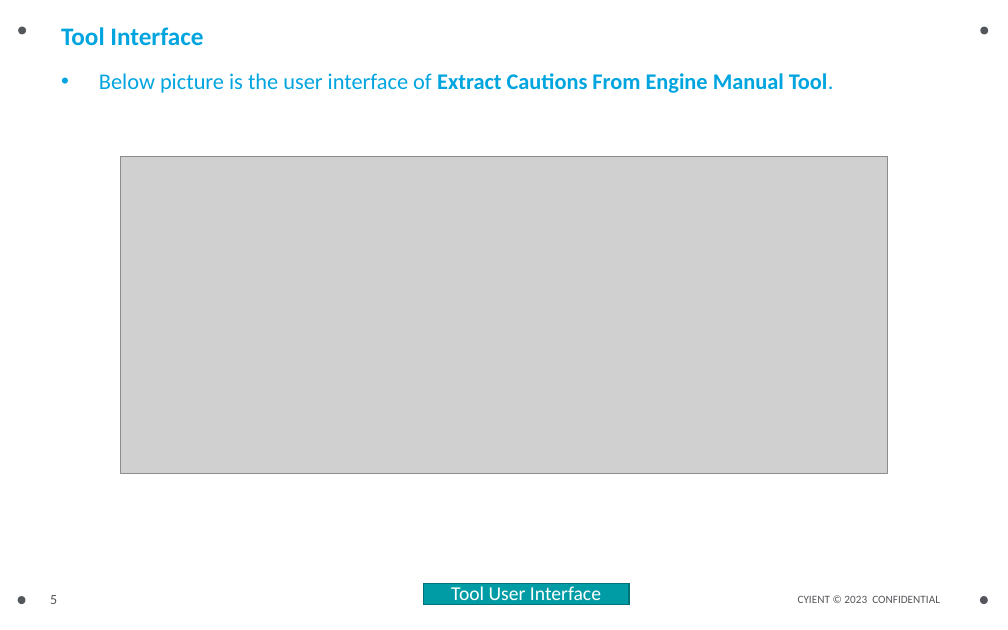
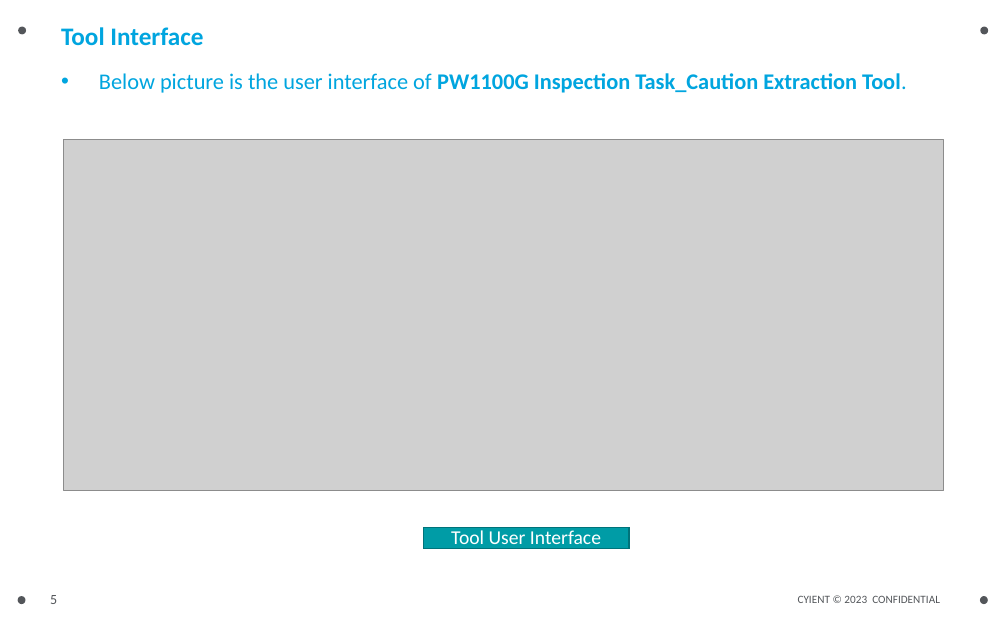
Before and after one commit to JeromeeKaram/FetchCaution, a slide deck: slide 5 of ExtractCautionsForEM/bin/Debug/bin/ExtractCautionsFromEngineManualTool.pptx. Drawn at 1008x630 pixels with LibreOffice and Linux fonts; fonts in the diff are those of the drawing; grey boxes stand for pictures. Boxes give left, top, right and bottom in pixels: in the first picture for what was removed or moved away, otherwise in the second. Text is boxed around its words. In the diff, an @@ line names an element or a change of style, - is before the commit and + after.

```diff
--- a/ExtractCautionsForEM/bin/Debug/bin/ExtractCautionsFromEngineManualTool.pptx
+++ b/ExtractCautionsForEM/bin/Debug/bin/ExtractCautionsFromEngineManualTool.pptx
@@ text at bbox=[99, 73, 907, 93]: text changed @@
-• Below picture is the user interface of Extract Cautions From Engine Manual Tool.
+• Below picture is the user interface of PW1100G Inspection Task_Caution Extraction Tool.
@@ picture: place and size @@
-picture at bbox=[120, 156, 888, 474]
+picture at bbox=[64, 140, 943, 491]
@@ rectangle "Tool User Interface": place and size @@
-rectangle "Tool User Interface" at bbox=[423, 584, 629, 605]
+rectangle "Tool User Interface" at bbox=[423, 527, 629, 548]
```
Also in this commit, not shown: 8 other slides changed, 4 slides added, 7 other files.
